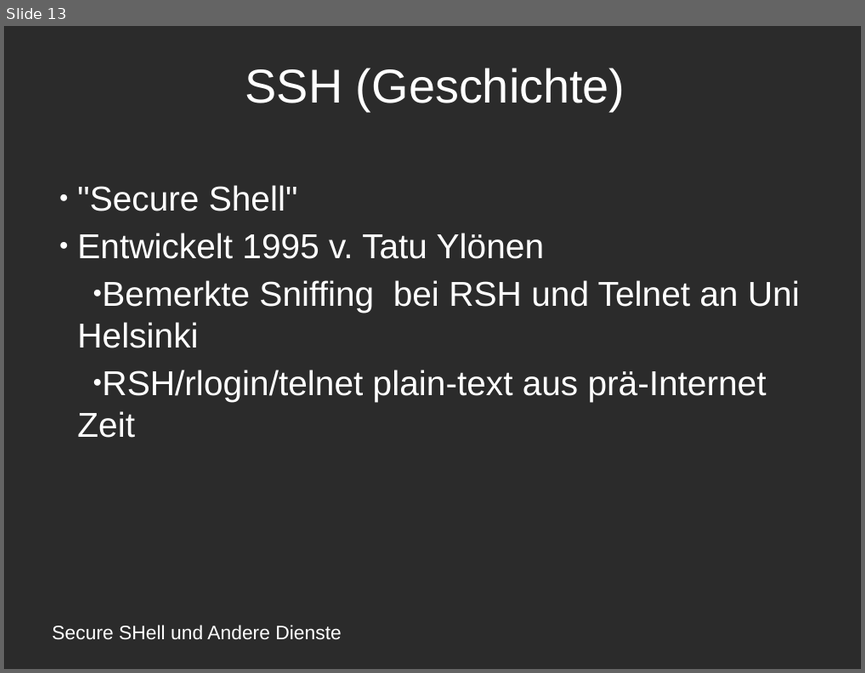
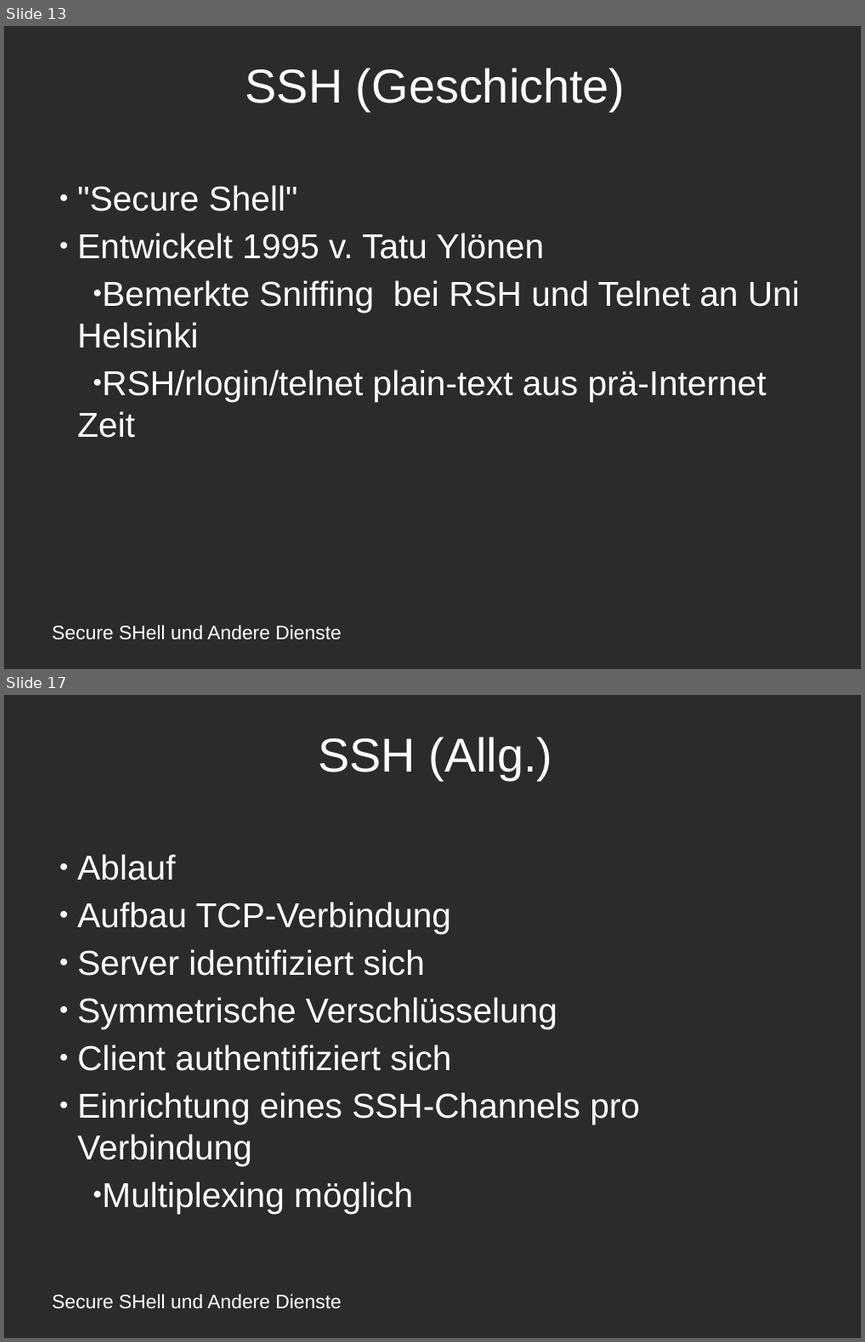
Before and after one commit to amlispolska/SSH-Projekt, a slide deck: ssh-presentation.odp. Shown one above the other, each under a label of ours: slide 13 before the commit, slides 13 and 17 after it; the slides between them are not shown. The pictures are 865x673 and 865x1342 pixels, drawn with LibreOffice and Linux fonts; fonts in the diff are those of the drawing; background and template pictures are left out; a plain dark background stands for a picture behind light text. Boxes give left, top, right and bottom in pixels: in the first picture for what was removed or moved away, otherwise in the second. Text is boxed around its words. In the diff, an @@ line names an element or a change of style, - is before the commit and + after.

```diff
--- a/ssh-presentation.odp
+++ b/ssh-presentation.odp
@@ slide 17 added at (x1=4, y1=695, x2=861, y2=1338), background picture (left out) @@
@@ title added at (x1=318, y1=737, x2=552, y2=780), 44 pt, text #FFFFFF @@
+SSH (Allg.)
@@ subtitle added at (x1=77, y1=854, x2=640, y2=1213), 32 pt, text #FFFFFF @@
+● Ablauf
+  ● Aufbau TCP-Verbindung
+  ● Server identifiziert sich
+  ● Symmetrische Verschlüsselung
+  ● Client authentifiziert sich
+  ● Einrichtung eines SSH-Channels pro Verbindung
+    ● Multiplexing möglich
@@ text added at (x1=52, y1=1293, x2=341, y2=1309), 18 pt, text #FFFFFF @@
+Secure SHell und Andere Dienste
```
Also in this commit, not shown: 1 slide changed, 3 other slides added.
